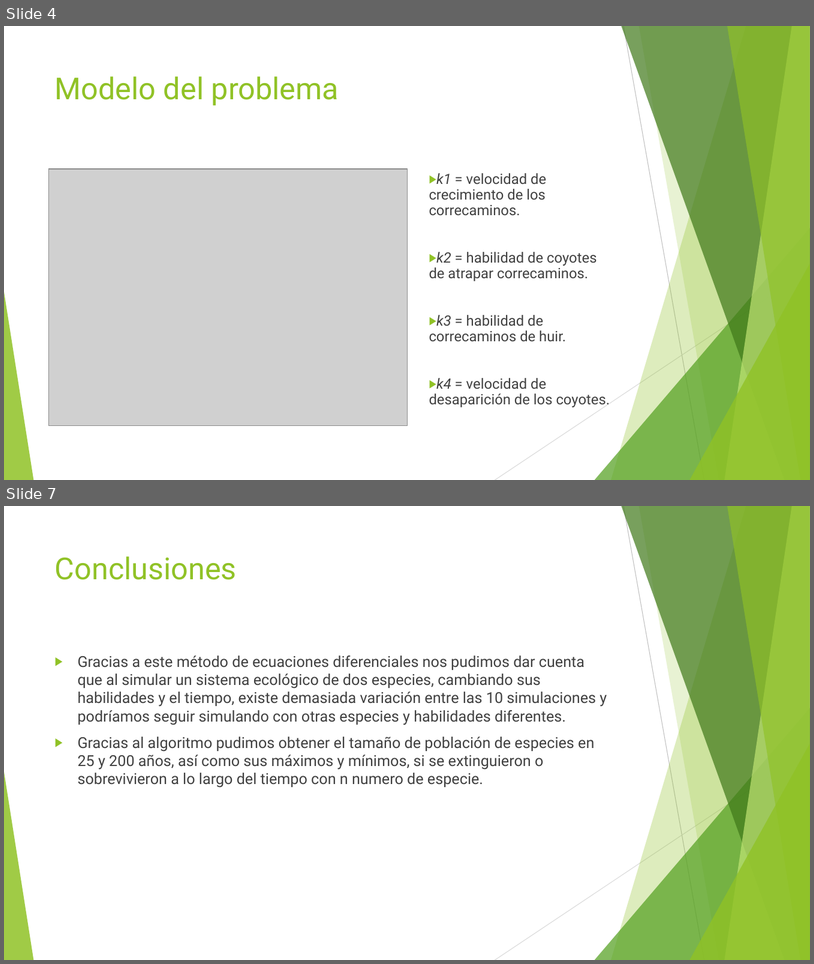
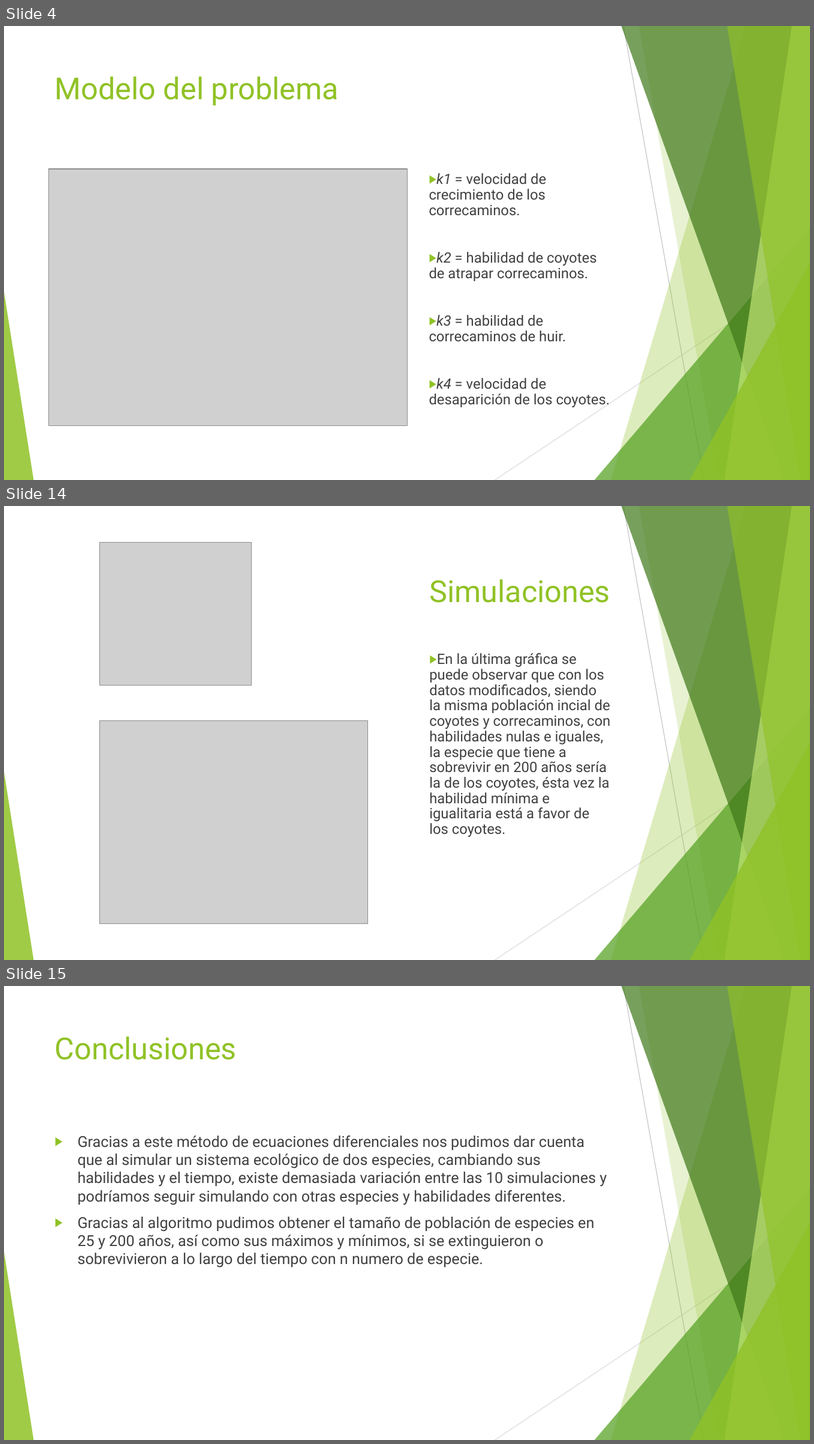
Before and after one commit to javierpreciado9/proyecto_modulo3, a slide deck: ProyectoModulo3_MendozaE1_PreciadoJ2_IrigoyenC3.pptx. Shown one above the other, each under a label of ours: slides 4 and 7 before the commit, slides 4, 14 and 15 after it; the slides between them are not shown. The pictures are 814x964 and 814x1444 pixels, drawn with LibreOffice and Linux fonts; fonts in the diff are those of the drawing; grey boxes stand for pictures. Boxes give left, top, right and bottom in pixels: in the first picture for what was removed or moved away, otherwise in the second. Text is boxed around its words. In the diff, an @@ line names an element or a change of style, - is before the commit and + after.

```diff
--- a/ProyectoModulo3_MendozaE1_PreciadoJ2_IrigoyenC3.pptx
+++ b/ProyectoModulo3_MendozaE1_PreciadoJ2_IrigoyenC3.pptx
@@ slide 14 added at <box>4,506,810,960</box>, background #FFFFFF; not listed: 10 template elements that a slide beside it also shows @@
@@ picture added at <box>100,542,252,685</box> @@
@@ title added at <box>429,579,611,603</box>, 36 pt, text #90C226 @@
+Simulaciones
@@ text added at <box>429,653,611,837</box>, 17 pt, text #404040 @@
+▶ En la última gráfica se puede observar que con los datos modificados, siendo la misma población incial de coyotes y correcaminos, con habilidades nulas e iguales, la especie que tiene a sobrevivir en 200 años sería la de los coyotes, ésta vez la habilidad mínima e igualitaria está a favor de los coyotes.
@@ picture added at <box>100,720,368,924</box> @@
@@ what was slide 7 is now slide 15 @@
```
Also in this commit, not shown: 9 other slides added, 2 slides removed, 1 other file.
